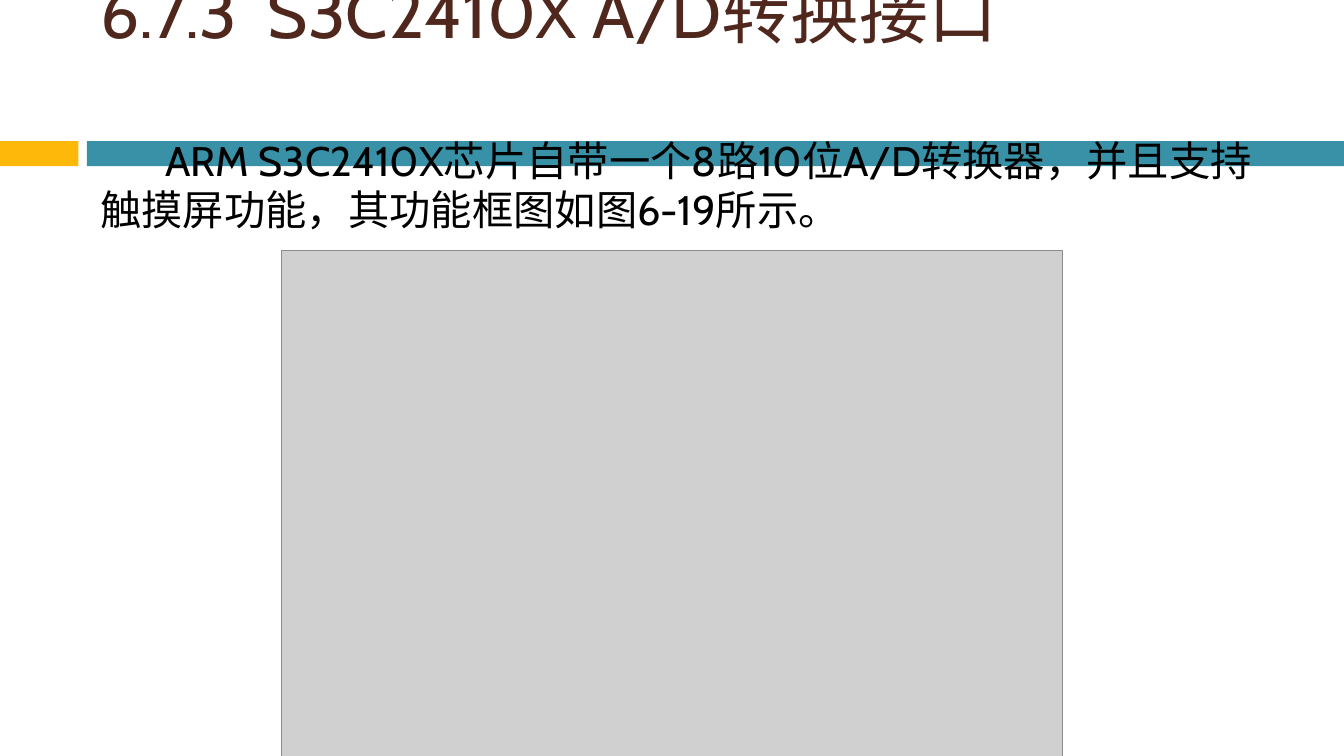
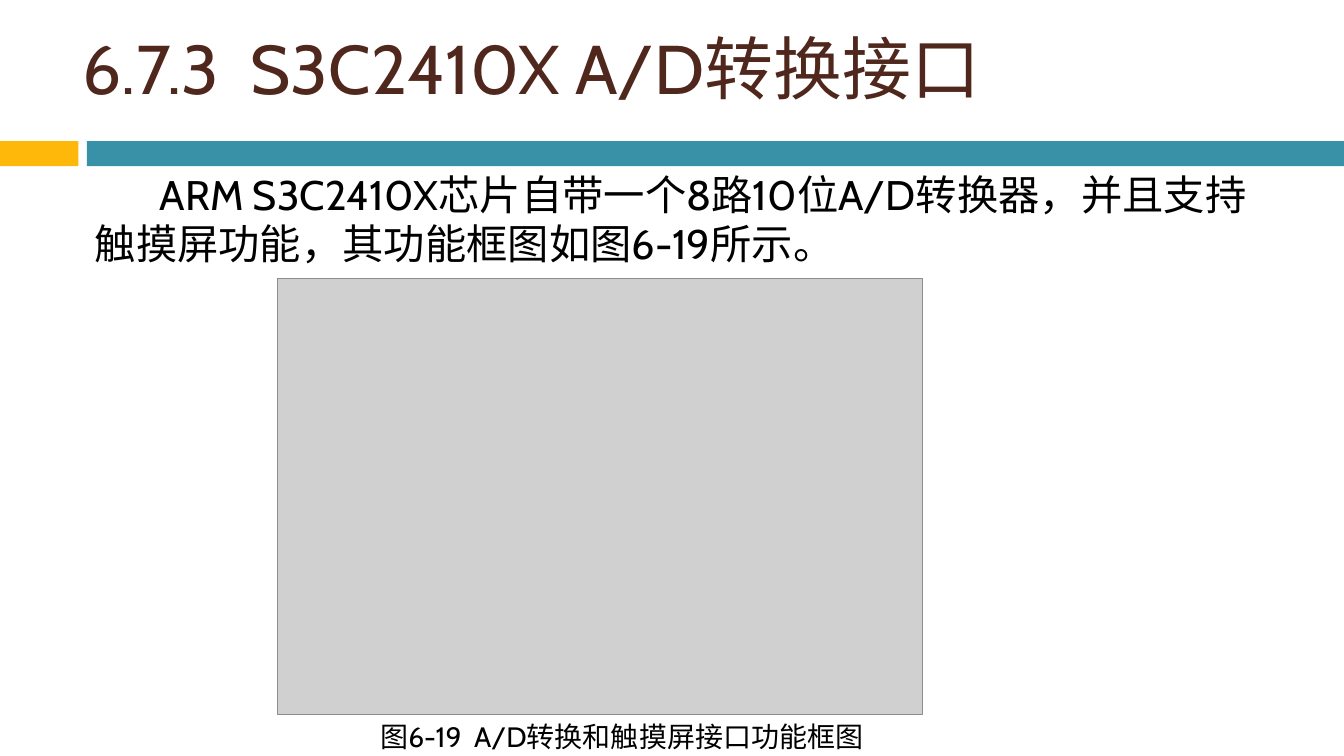
Before and after one commit to Chencao0928/ARM, a slide deck: slide 90 of 第6章 基于S3C2410的硬件结构与接口编程/第6章 基于S3C2410的硬件结构与接口编程.pptx. Drawn at 1344x756 pixels with LibreOffice and Linux fonts; fonts in the diff are those of the drawing; grey boxes stand for pictures; background and template pictures are left out. Boxes give left, top, right and bottom in pixels: in the first picture for what was removed or moved away, otherwise in the second. Text is boxed around its words. In the diff, an @@ line names an element or a change of style, - is before the commit and + after.

```diff
--- a/第6章 基于S3C2410的硬件结构与接口编程/第6章 基于S3C2410的硬件结构与接口编程.pptx
+++ b/第6章 基于S3C2410的硬件结构与接口编程/第6章 基于S3C2410的硬件结构与接口编程.pptx
@@ title "6.7.3 S3C2410X A/D转换接口" rewrapped from (100, 0, 998, 44) to (83, 36, 980, 100) @@
@@ text "ARM S3C2410X芯片自带一个8路10位A/D转换器，并且支持触摸屏功能，其功能框图如图6-19所示。": place and size @@
-text "ARM S3C2410X芯片自带一个8路10位A/D转换器，并且支持触摸屏功能，其功能框图如图6-19所示。" at (100, 141, 1252, 230)
+text "ARM S3C2410X芯片自带一个8路10位A/D转换器，并且支持触摸屏功能，其功能框图如图6-19所示。" at (95, 175, 1247, 264)
@@ picture: place and size @@
-picture at (281, 251, 1063, 756)
+picture at (277, 279, 923, 715)
@@ text added at (380, 723, 863, 750), 20 pt, text #000000 @@
+图6-19 A/D转换和触摸屏接口功能框图
```
Also in this commit, not shown: 40 other slides changed, 1 slide added, 1 slide removed.
